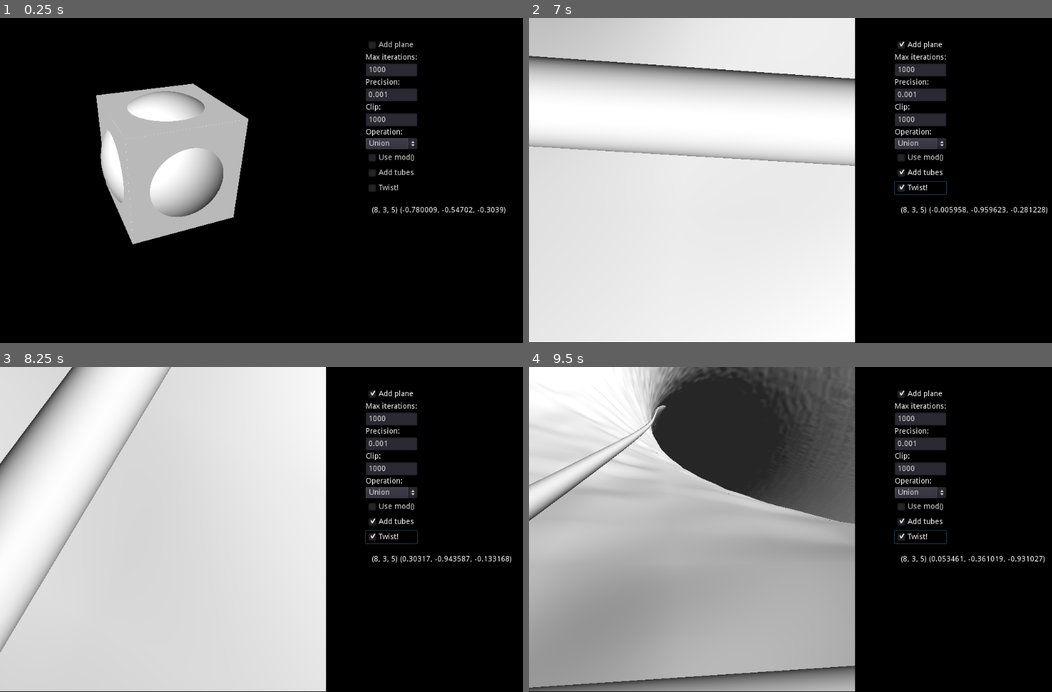
Above: before the commit, frames 1-4 (two rows, left to right).
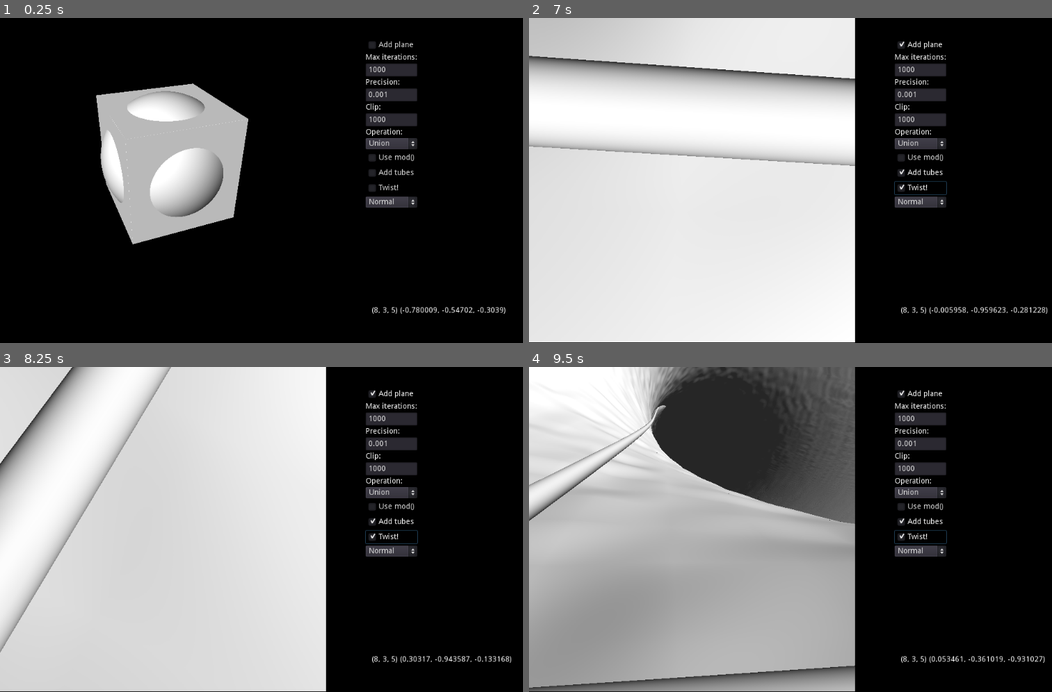
Above: after the commit, the same moments.

Repository: Castux/code-club
Game: Godot game, scene res://Raymarching/Raymarching.tscn
The game is run twice, just before and just after one commit, with the same random seed, the same clock (stepped at 60 frames per second) and the same inputs. This scene is started directly instead of the project's main scene.
Inputs (mouse positions are in pixels of both pictures, inside the frame that each line leads up to):
- Up to frame 1 (0.25 s): no input
- Up to frame 2 (7 s): click (921, 203) at 0.5 s, where only the run after the commit has a clickable "Normal"; click (921, 203) at 1.25 s, where only the run after the commit has a clickable "Normal"; click "Add plane" at 2 s; click "Union" at 2.75 s; click "Use mod()" at 3.5 s; click "Add tubes" at 4.25 s; click "Twist!" at 5 s; hold Right 5.78-6.53 s; hold Q 5.78-6.53 s; hold Down from 6.53 s (still down); tap Q at 6.6 s
- Up to frame 3 (8.25 s): release Down at 7.28 s; hold Right 7.28-8.03 s; hold Q 7.28-8.03 s; hold Up from 8.03 s (still down); tap Q at 8.1 s
- Up to frame 4 (9.5 s): release Up at 8.78 s; hold Left from 8.78 s (still down); hold Q from 8.78 s (still down)

The runs differ from the first frame. In frame 1, 0.8% of the frame differs, in the area x 69-97%, y 54-92%; in frame 2, 0.8%, in the area x 69-100%, y 54-92%; in frame 3, 0.8%; in frame 4, 0.8%.

Commit message:
Performance shading

Diff:
--- a/shadertoys/Raymarching/Raymarching.gd
+++ b/shadertoys/Raymarching/Raymarching.gd
@@ -12,6 +12,10 @@
 	$Buttons/Op.add_item("Union")
 	$Buttons/Op.add_item("Intersection")
 	$Buttons/Op.add_item("Difference")
+
+	$Buttons/Shading.add_item("Normal")
+	$Buttons/Shading.add_item("Shadows")
+	$Buttons/Shading.add_item("Perf")
 
 	pass # Replace with function body.
 
@@ -54,9 +58,10 @@
 	$Canvas.material.set_shader_param("maxIter", int($Buttons/MaxIter.text))
 	$Canvas.material.set_shader_param("precision", float($Buttons/Precision.text))
 	$Canvas.material.set_shader_param("clip", float($Buttons/Clip.text))
-	$Canvas.material.set_shader_param("op", float($Buttons/Op.selected))
+	$Canvas.material.set_shader_param("op", $Buttons/Op.selected)
 	$Canvas.material.set_shader_param("useMod", float($Buttons/UseMod.pressed))
 	$Canvas.material.set_shader_param("addTubes", float($Buttons/Tubes.pressed))
+	$Canvas.material.set_shader_param("shading", $Buttons/Shading.selected)
 
 	var twistAmount = 0
 	if(twistStart > 0):
--- a/shadertoys/Raymarching/Raymarching.shader
+++ b/shadertoys/Raymarching/Raymarching.shader
@@ -11,6 +11,7 @@
 uniform bool useMod = false;
 uniform float twist = 0.0;
 uniform bool addTubes = true;
+uniform int shading = 0;
 
 uniform int op = 0;
 
@@ -162,13 +163,13 @@
 	return vec3(dx,dy,dz)/(2.0*eps);
 }
 
-vec3 march(vec3 start, vec3 ray, out bool maxedOut)
+vec3 march(vec3 start, vec3 ray, out bool maxedOut, out int iters)
 {
 	float dist = 0.0;
 
 	maxedOut = false;
 
-	for(int i = 0 ; i < maxIter && dist < clip ; i++)
+	for(iters = 0 ; iters < maxIter && dist < clip ; iters++)
 	{
 		vec3 pos = start + ray * dist;
 
@@ -186,6 +187,40 @@
 
 uniform float ambiant = 0.15;
 
+vec4 normalShade(vec3 inter)
+{
+	vec3 grad = normalize(gradient(inter));
+	float shade = dot(normalize(grad), normalize(vec3(1,1,1)));
+
+	if(shade < 0.0)
+	{
+		shade = 0.0;
+	}
+
+	shade += ambiant;
+
+	return vec4(shade,shade,shade,1);
+}
+
+vec4 perfShade(int iters)
+{
+	float x = float(iters) / float(maxIter);
+	x = pow(x, 0.33);
+	return vec4(x, 0, 0, 1);
+}
+
+vec4 shade(vec3 inter, int iters)
+{
+	if(shading == 0)
+	{
+		return normalShade(inter);
+	}
+	else if(shading == 2)
+	{
+		return perfShade(iters);
+	}
+}
+
 void fragment()
 {
 	vec3 up = vec3(0,1,0);
@@ -198,7 +233,8 @@
 	ray = normalize(ray);
 
 	bool maxedOut;
-	vec3 inter = march(position, ray, maxedOut);
+	int iters;
+	vec3 inter = march(position, ray, maxedOut, iters);
 
 	if(maxedOut)
 	{
@@ -206,16 +242,6 @@
 	}
 	else
 	{
-		vec3 grad = normalize(gradient(inter));
-		float shade = dot(normalize(grad), normalize(vec3(1,1,1)));
-
-		if(shade < 0.0)
-		{
-			shade = 0.0;
-		}
-
-		shade += ambiant;
-
-		COLOR = vec4(shade,shade,shade,1);
-	}
-}
+		COLOR = shade(inter, iters);
+	}
+}
--- a/shadertoys/Raymarching/Raymarching.tscn
+++ b/shadertoys/Raymarching/Raymarching.tscn
@@ -15,6 +15,7 @@
 shader_param/useMod = false
 shader_param/twist = 0.0
 shader_param/addTubes = true
+shader_param/shading = 0
 shader_param/op = 0
 shader_param/ambiant = 0.15
 
@@ -37,9 +38,9 @@
 
 [node name="OutputLabel" type="Label" parent="."]
 margin_left = 684.333
-margin_top = 348.333
+margin_top = 533.333
 margin_right = 800.333
-margin_bottom = 383.333
+margin_bottom = 568.333
 text = "Label "
 
 [node name="Buttons" type="VBoxContainer" parent="."]
@@ -127,6 +128,11 @@
 margin_bottom = 288.0
 text = "Twist!"
 
+[node name="Shading" type="OptionButton" parent="Buttons"]
+margin_top = 292.0
+margin_right = 95.0
+margin_bottom = 312.0
+
 [connection signal="mouse_entered" from="Background" to="." method="unfocus"]
 [connection signal="mouse_entered" from="Canvas" to="." method="unfocus"]
 [connection signal="toggled" from="Buttons/Twist" to="." method="_on_Twist_toggled"]
